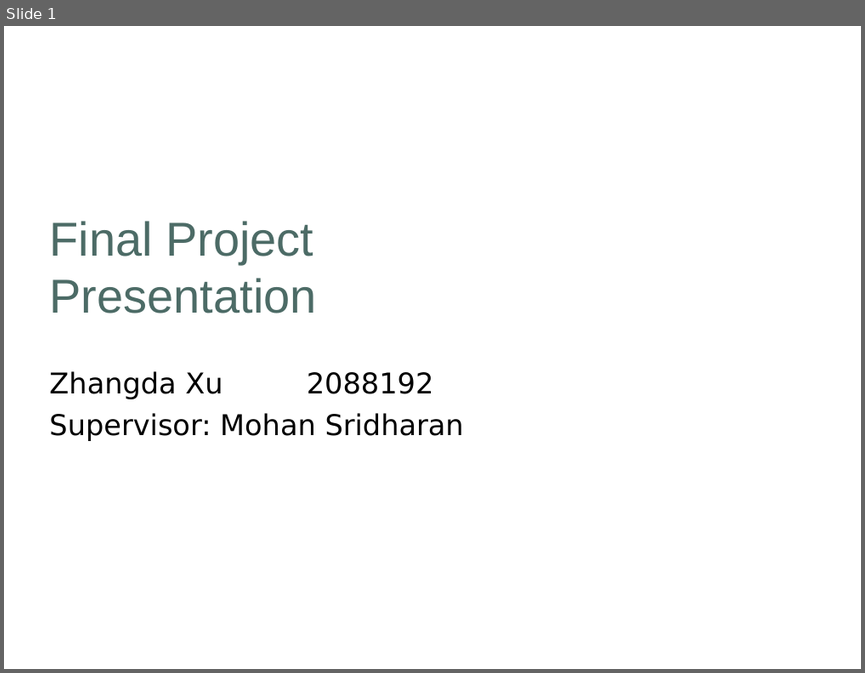
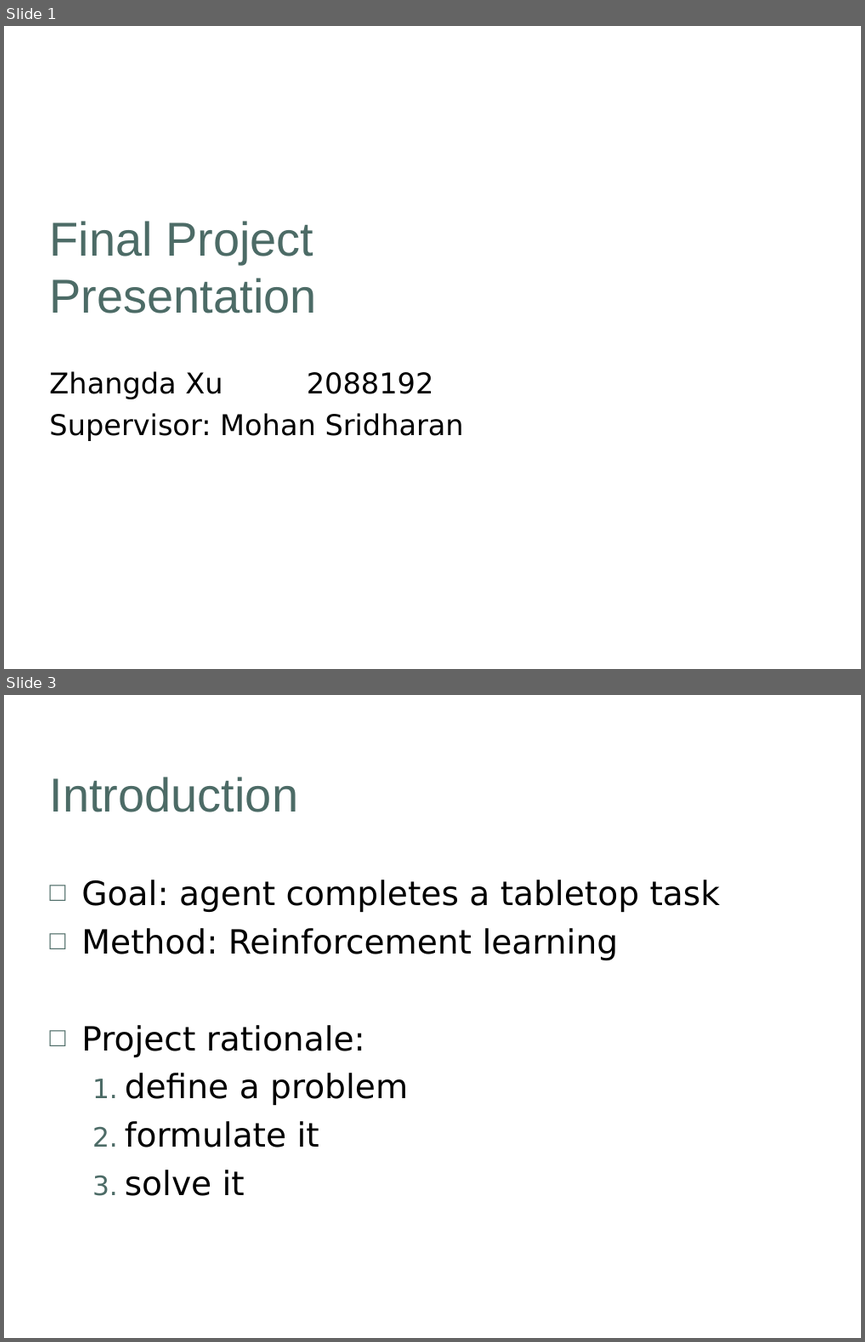
Before and after one commit to khulaifi95/ACS, a slide deck: Project/Presentation/Draft_Presentation.ppt. Shown one above the other, each under a label of ours: slide 1 before the commit, slides 1 and 3 after it; the slides between them are not shown. The pictures are 865x673 and 865x1342 pixels, drawn with LibreOffice and Linux fonts; fonts in the diff are those of the drawing; background and template pictures are left out. Boxes give left, top, right and bottom in pixels: in the first picture for what was removed or moved away, otherwise in the second. Text is boxed around its words. In the diff, an @@ line names an element or a change of style, - is before the commit and + after.

Commit message:
Project inspection finished.

```diff
--- a/Project/Presentation/Draft_Presentation.ppt
+++ b/Project/Presentation/Draft_Presentation.ppt
@@ slide 3 added at (4, 695, 861, 1338), background picture (left out) @@
@@ title added at (50, 777, 298, 812), 40 pt, text #4C6B66 @@
+Introduction
@@ text added at (81, 879, 720, 1196), 28 pt, text #000000 @@
+□ Goal: agent completes a tabletop task
+□ Method: Reinforcement learning
+□ Project rationale:
+  1. define a problem
+  2. formulate it
+  3. solve it
```
Also in this commit, not shown: 5 slides changed, 23 other slides added, 15 slides removed, 6 other files.
